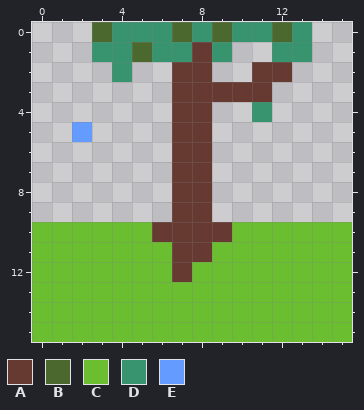
Pixel-art sprite, stored at RenderCore/Resources/art/sample_tree_map-scene.png. That is the earlier state.
The file is 16x16 pixels.
Palette (. is transparent): A #663931  B #4b692f  C #6abe30  D #37946e  E #639bff
Pixels before, first column x 0:
 0 ...BDDDBDBDDBD..
 1 ...DDBDDAD..DD..
 2 ....D..AA..AA...
 3 .......AAAAA....
 4 .......AA..D....
 5 ..E....AA.......
 6 .......AA.......
 7 .......AA.......
 8 .......AA.......
 9 .......AA.......
10 CCCCCCAAAACCCCCC
11 CCCCCCCAACCCCCCC
12 CCCCCCCACCCCCCCC
13 CCCCCCCCCCCCCCCC
14 CCCCCCCCCCCCCCCC
15 CCCCCCCCCCCCCCCC
The result:
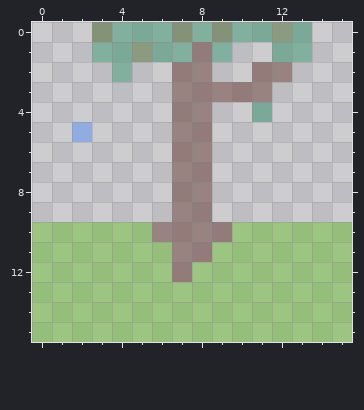
The exact change:
colour A: #663931 -> #66393180
colour B: #4b692f -> #4b692f80
colour C: #6abe30 -> #6abe3080
colour D: #37946e -> #37946e80
colour E: #639bff -> #639bff80
